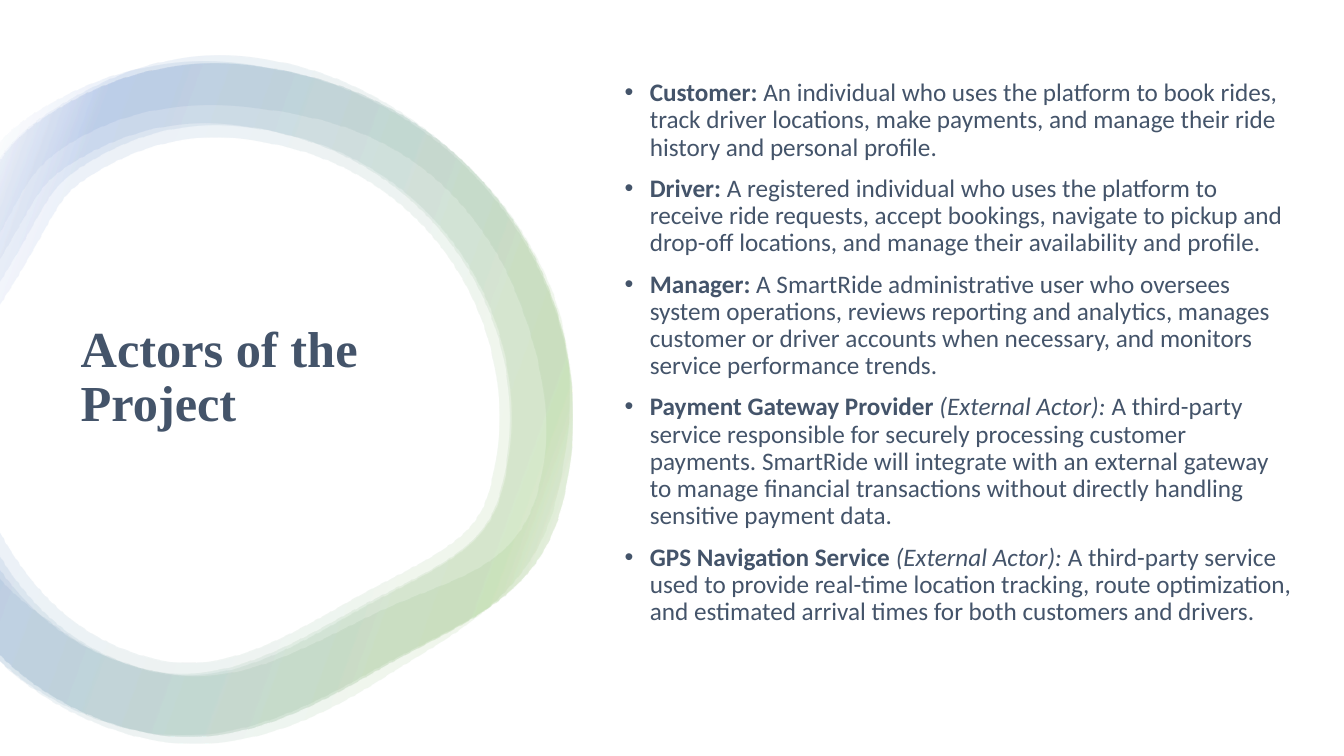
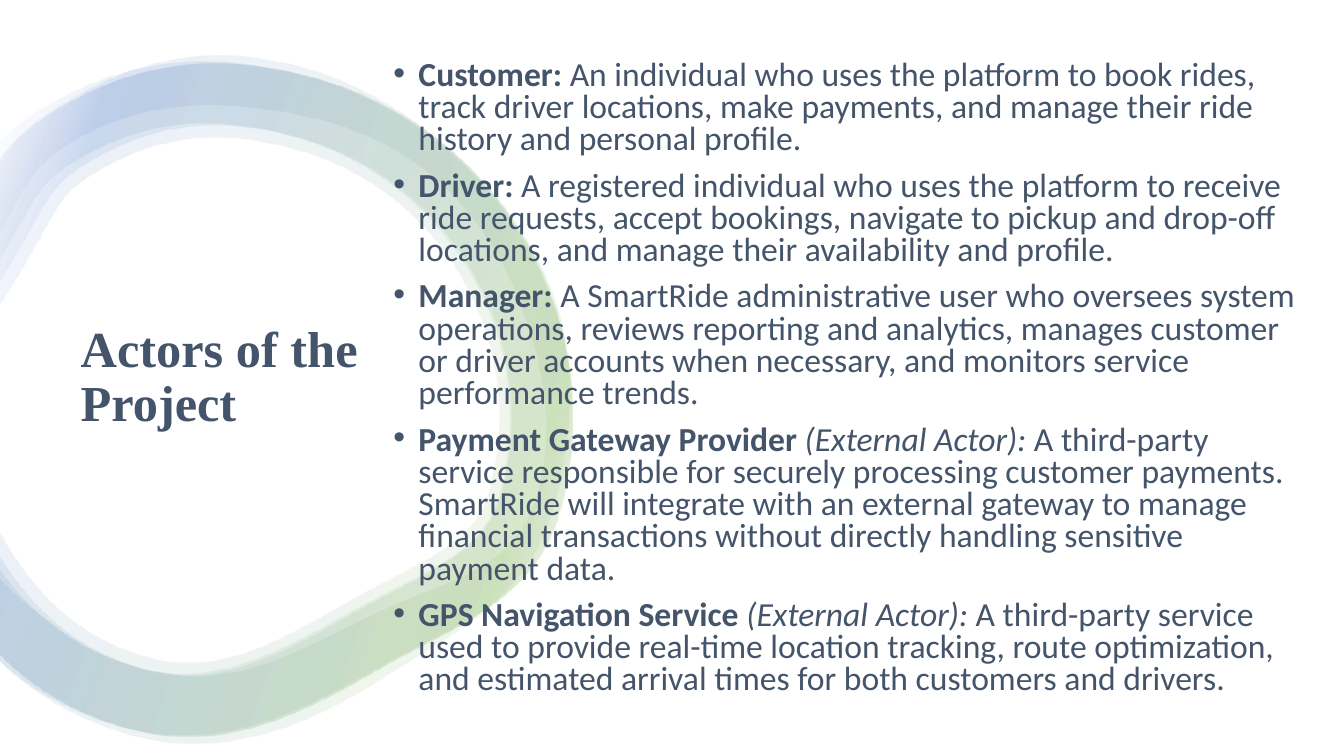
Before and after one commit to CheetoBuri/SE_SmartRide, a slide deck: slide 8 of 523K0010_523K0013.pptx. Drawn at 1344x756 pixels with LibreOffice and Linux fonts; fonts in the diff are those of the drawing. Boxes give left, top, right and bottom in pixels: in the first picture for what was removed or moved away, otherwise in the second. Text is boxed around its words. In the diff, an @@ line names an element or a change of style, - is before the commit and + after.

```diff
--- a/523K0010_523K0013.pptx
+++ b/523K0010_523K0013.pptx
@@ text "Customer: An individual who uses ..." moved from (x1=650, y1=83, x2=1290, y2=620) to (x1=418, y1=62, x2=1295, y2=691) @@
@@ text "Customer: An individual who uses ..." at (x1=418, y1=62, x2=1295, y2=691): size 18 to 24 pt; line spacing 0.9 to 0.8 @@
```
Also in this commit, not shown: 7 other slides changed.
